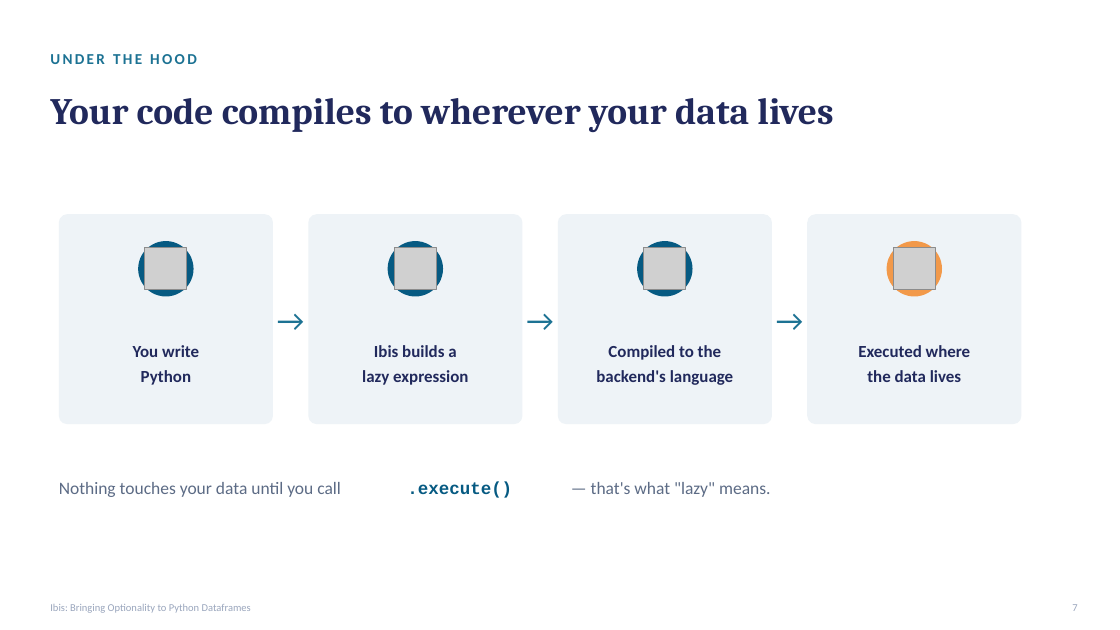
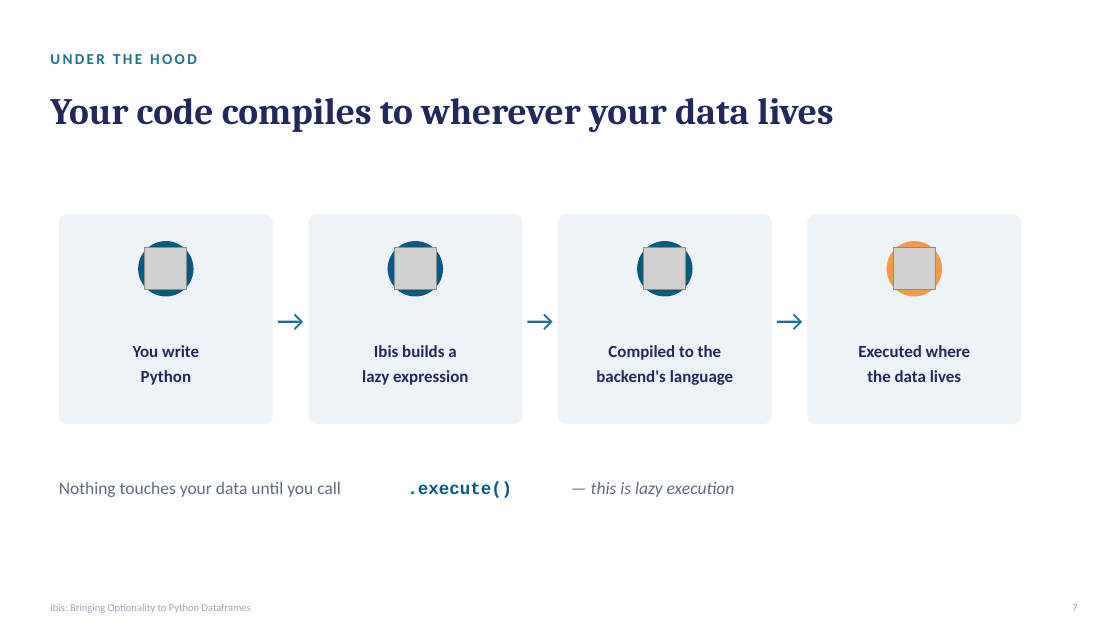
Before and after one commit to lestermartin/ibis-optionality, a slide deck: slide 7 of slides/ibis-optionality-slides.pptx. Drawn at 1120x630 pixels with LibreOffice and Linux fonts; fonts in the diff are those of the drawing; grey boxes stand for pictures. Boxes give left, top, right and bottom in pixels: in the first picture for what was removed or moved away, otherwise in the second. Text is boxed around its words. In the diff, an @@ line names an element or a change of style, - is before the commit and + after.

```diff
--- a/slides/ibis-optionality-slides.pptx
+++ b/slides/ibis-optionality-slides.pptx
@@ text at [591, 482, 735, 497]: text changed; italic on @@
-— that's what "lazy" means.
+— this is lazy execution
```
Also in this commit, not shown: 9 other slides changed, 2 slides added, 2 other files.
